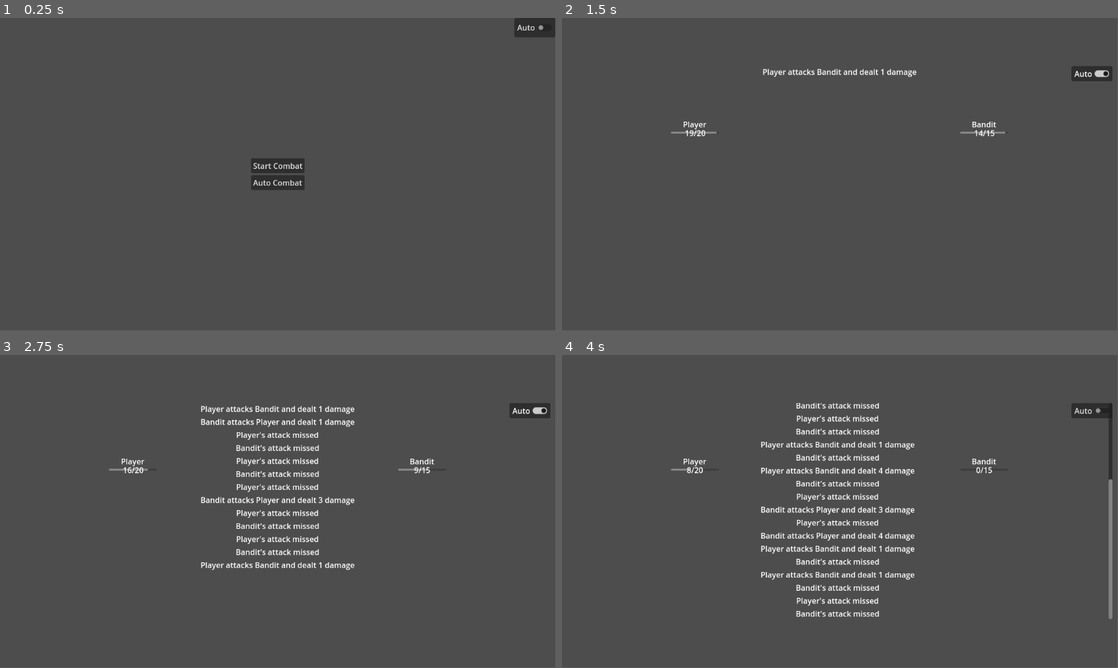
Above: before the commit, frames 1-4 (two rows, left to right).
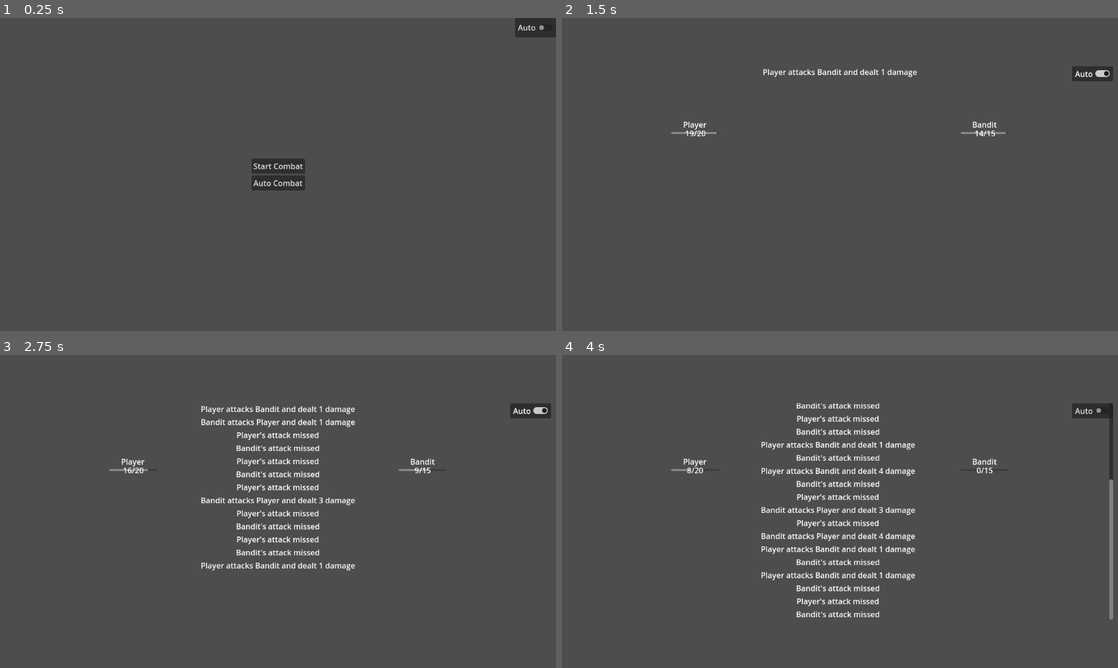
Above: after the commit, the same moments.

Repository: mabanana/sloth
Game: Godot game, scene res://main.tscn
Two runs of this game, one before a commit and one after it. Both use one fixed random seed, a clock stepped at 60 frames per second and the inputs below.
Inputs (mouse positions are in pixels of both pictures, inside the frame that each line leads up to):
- Up to frame 1 (0.25 s): no input
- Up to frame 2 (1.5 s): click "Start Combat" at 0.5 s; click "Auto" at 1.25 s
- Up to frame 3 (2.75 s): tap Enter at 2 s; move the mouse to (400, 495) at 2.02 s; hold D from 2.03 s (still down); tap Shift at 2.1 s; click (400, 495) at 2.17 s; tap Space at 2.27 s
- Up to frame 4 (4 s): move the mouse to (728, 527) at 2.77 s; release D at 2.78 s; hold S 2.78-3.53 s; tap Ctrl at 2.85 s; tap Space at 3.02 s; move the mouse to (895, 442) at 3.52 s; hold D from 3.53 s (still down); tap E at 3.6 s
In our replay, the window is 799x449 before the commit and 800x450 after it. These sizes can differ from the game's own. Grey fills any space a smaller window leaves; there, only what the larger window draws over its background counts as a difference.

The runs differ from the first frame. In frame 1, 0.2% of the frame differs, in the area x 45-100%, y 0-54%; in frame 2, 0.5%; in frame 3, 2.7%; in frame 4, 3.8%, in the area x 19-100%, y 15-85%.

Commit message:
Update project.godot

Diff:
--- a/project.godot
+++ b/project.godot
@@ -15,7 +15,16 @@
 config/features=PackedStringArray("4.3", "Mobile")
 config/icon="res://icon.svg"
 
+[display]
+
+window/stretch/mode="viewport"
+window/stretch/aspect="expand"
+
 [rendering]
 
+textures/canvas_textures/default_texture_filter=0
 renderer/rendering_method="gl_compatibility"
 renderer/rendering_method.mobile="gl_compatibility"
+anti_aliasing/quality/msaa_2d=1
+anti_aliasing/quality/msaa_3d=1
+anti_aliasing/quality/screen_space_aa=1
